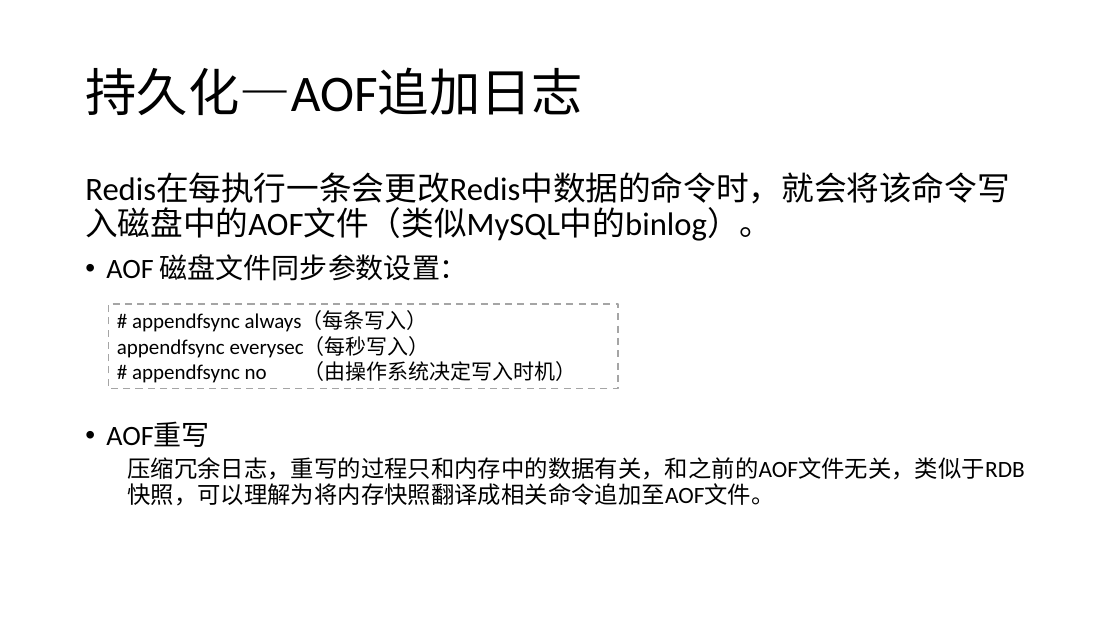
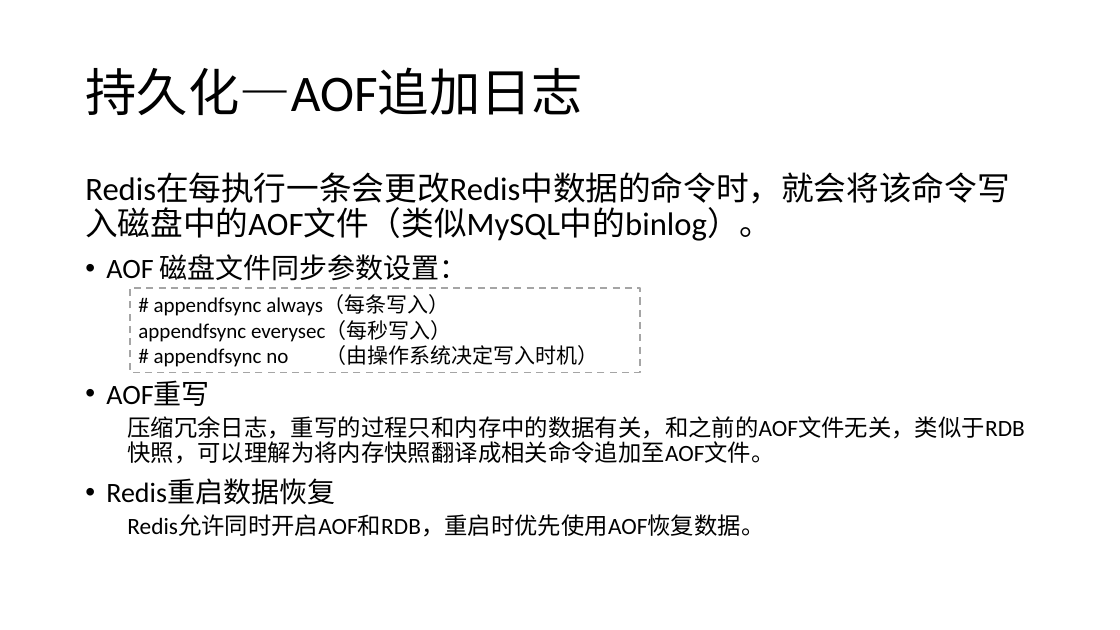
Before and after one commit to guhanjie/Knowledge-sharing, a slide deck: slide 36 of Redis技术分享——by顾汉杰.pptx. Drawn at 1120x630 pixels with LibreOffice and Linux fonts; fonts in the diff are those of the drawing. Boxes give left, top, right and bottom in pixels: in the first picture for what was removed or moved away, otherwise in the second. Text is boxed around its words. In the diff, an @@ line names an element or a change of style, - is before the commit and + after.

```diff
--- a/Redis技术分享——by顾汉杰.pptx
+++ b/Redis技术分享——by顾汉杰.pptx
@@ rectangle "# appendfsync always（每条写入）": place and size @@
-rectangle "# appendfsync always（每条写入）" at <box>108,304,618,389</box>
+rectangle "# appendfsync always（每条写入）" at <box>130,288,640,373</box>
@@ text at <box>106,479,764,537</box>: paragraphs added @@
+• Redis重启数据恢复
+  Redis允许同时开启AOF和RDB，重启时优先使用AOF恢复数据。
```
Also in this commit, not shown: 17 other slides changed, 1 slide added.
